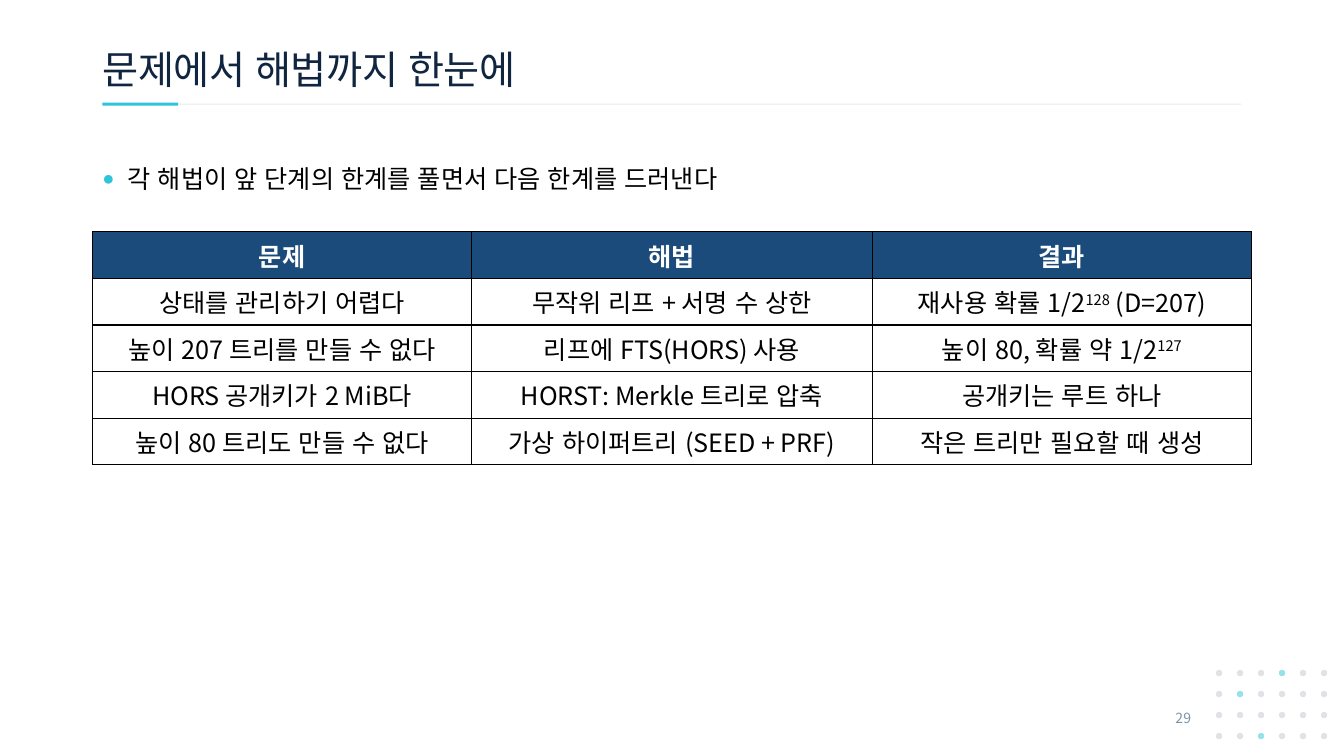
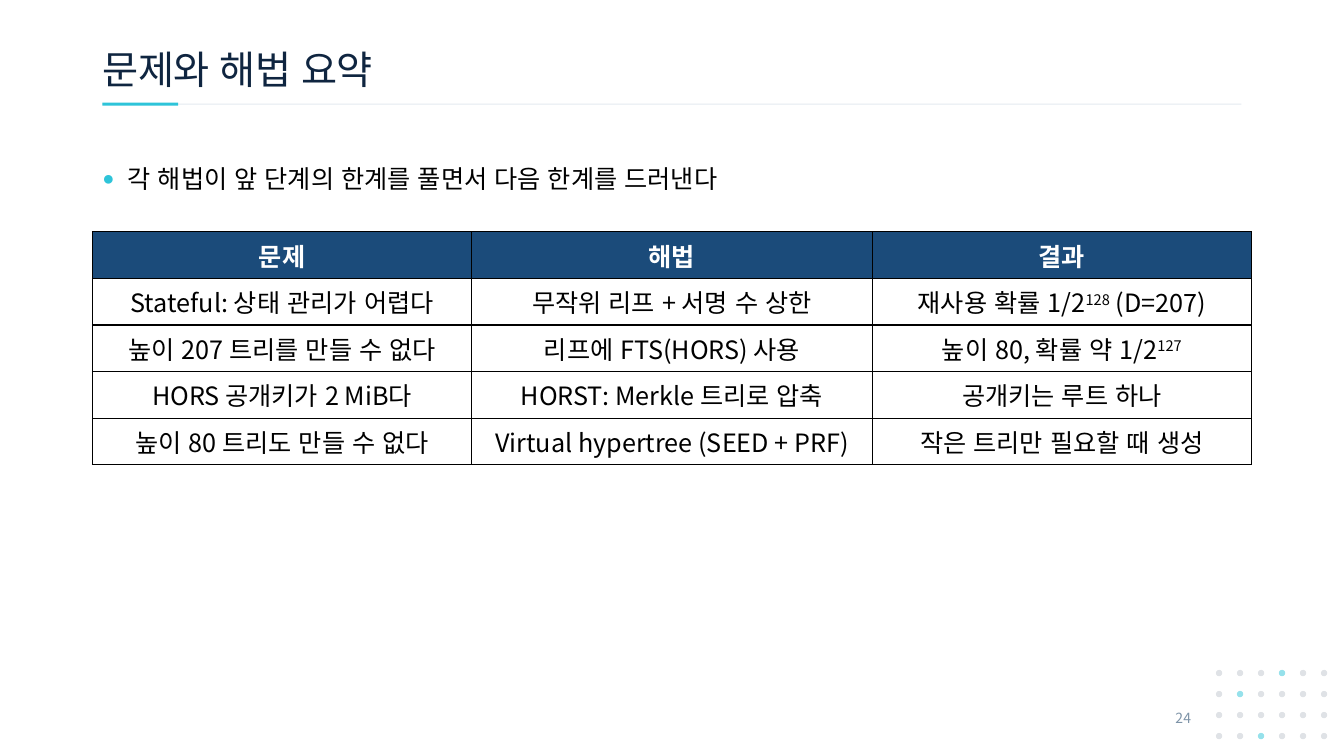
Before and after one commit to giyuubin/PQC, a slide deck: slide 24 of presentation/1007_18_SPHINCS-FTS-and-Virtual-Hypertree.pptx (slide 29 before the commit). Drawn at 1344x756 pixels with LibreOffice and Linux fonts; fonts in the diff are those of the drawing. Boxes give left, top, right and bottom in pixels: in the first picture for what was removed or moved away, otherwise in the second. Text is boxed around its words. In the diff, an @@ line names an element or a change of style, - is before the commit and + after.

```diff
--- a/presentation/1007_18_SPHINCS-FTS-and-Virtual-Hypertree.pptx
+++ b/presentation/1007_18_SPHINCS-FTS-and-Virtual-Hypertree.pptx
@@ title at <box>102,51,373,87</box>: text changed @@
-문제에서 해법까지 한눈에
+문제와 해법 요약
@@ table at <box>93,232,1251,462</box> @@
-row 2, column 1: 상태를 관리하기 어렵다
+row 2, column 1: Stateful: 상태 관리가 어렵다
-row 5, column 2: 가상 하이퍼트리 (SEED + PRF)
+row 5, column 2: Virtual hypertree (SEED + PRF)
@@ page number at <box>1175,712,1191,723</box>: text changed @@
-29
+24
```
Also in this commit, not shown: 21 other slides changed, 3 slides added, 8 slides removed.
